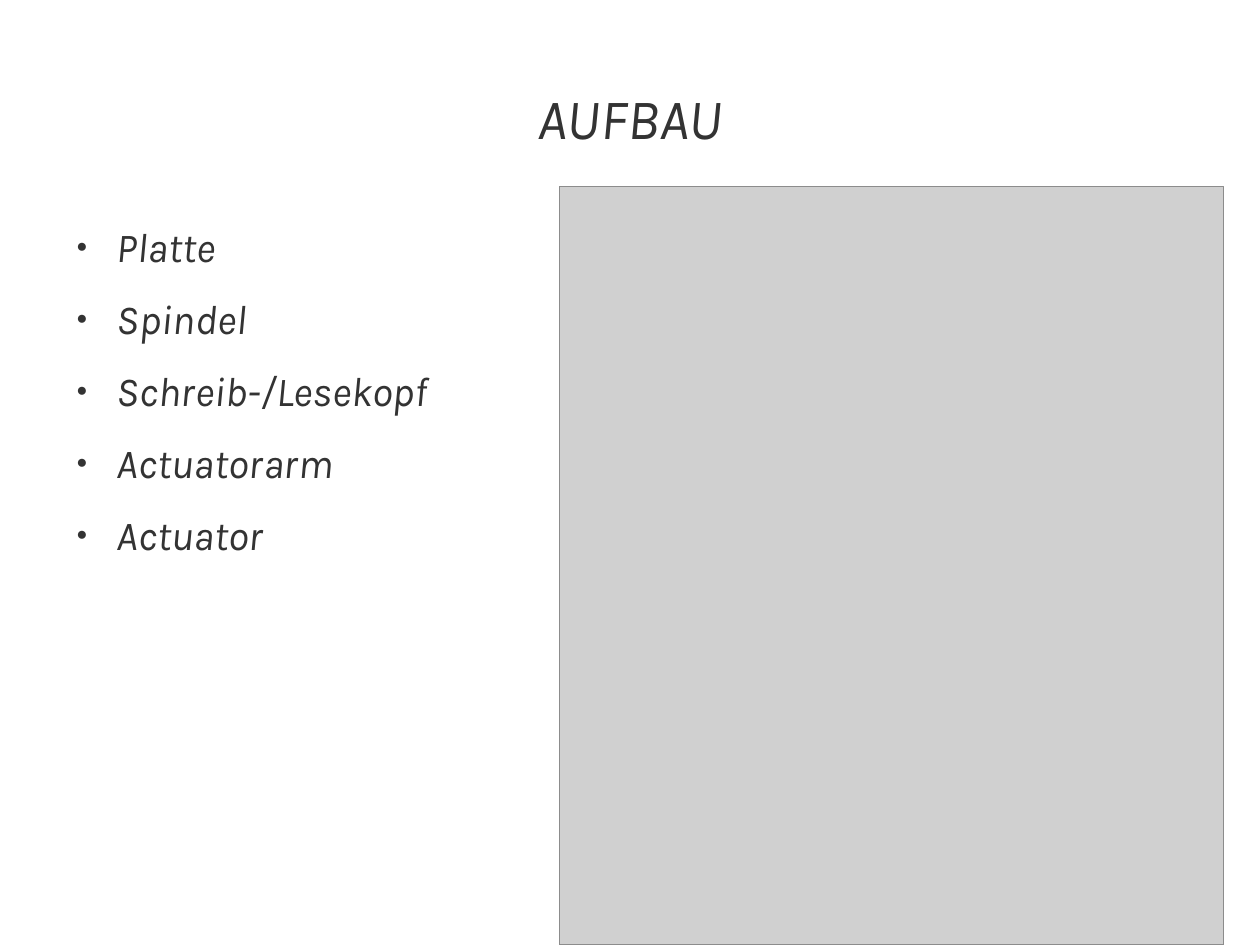
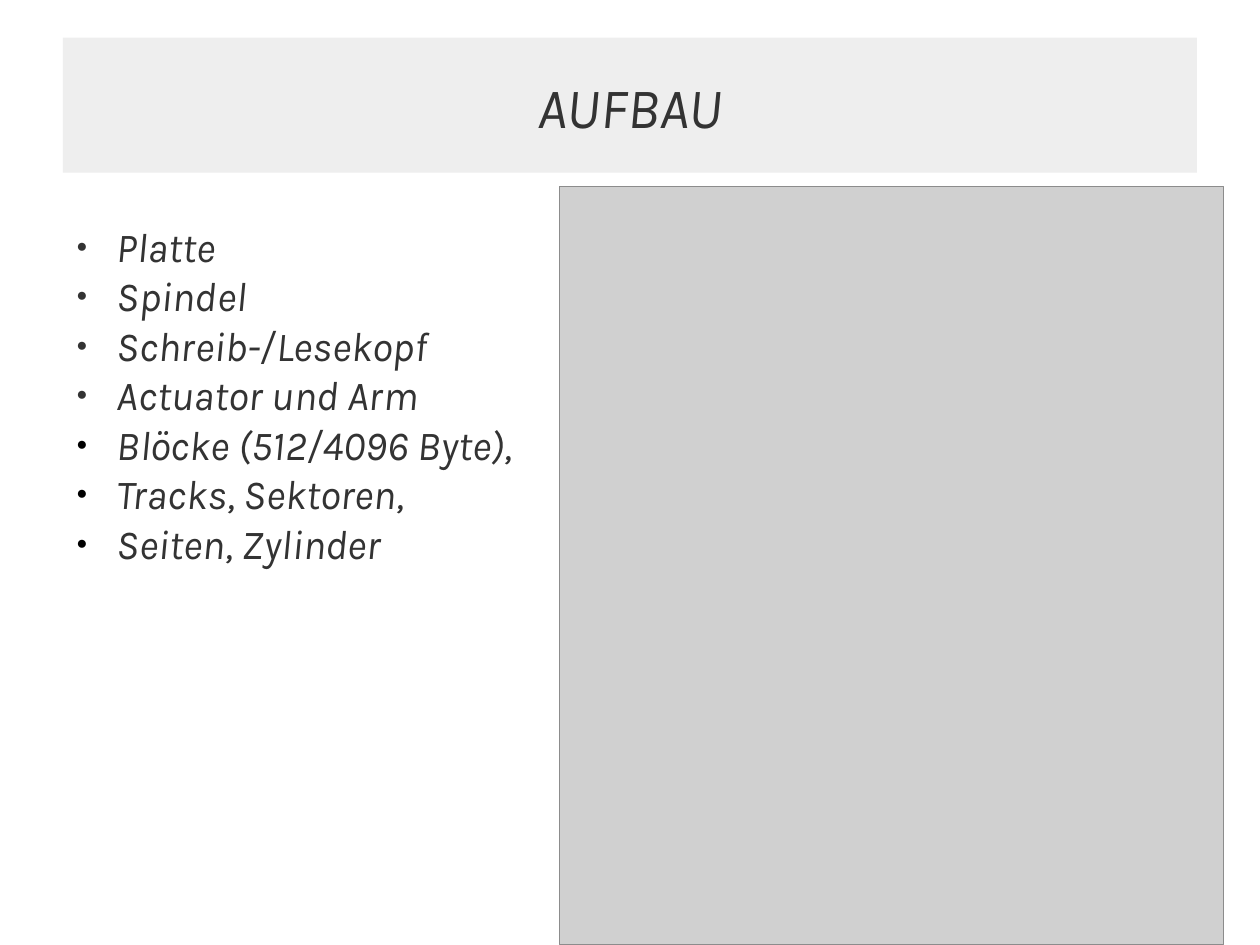
Before and after one commit to JMFootBallPlyr/Hard-drive-system-, a slide deck: slide 6 of WRK/presents/01 - types of drives/types of drives.odp (slide 4 before the commit). Drawn at 1260x945 pixels with LibreOffice and Linux fonts; fonts in the diff are those of the drawing; grey boxes stand for pictures. Boxes give left, top, right and bottom in pixels: in the first picture for what was removed or moved away, otherwise in the second. Text is boxed around its words. In the diff, an @@ line names an element or a change of style, - is before the commit and + after.

```diff
--- a/WRK/presents/01 - types of drives/types of drives.odp
+++ b/WRK/presents/01 - types of drives/types of drives.odp
@@ rectangle "AUFBAU": place and size @@
-rectangle "AUFBAU" at box(537, 103, 722, 140)
+rectangle "AUFBAU" at box(63, 38, 1197, 173)
@@ rectangle "AUFBAU" at box(63, 38, 1197, 173): fill none to #EEEEEE @@
@@ text at box(117, 234, 427, 371): less space between paragraphs @@
@@ text at box(117, 382, 512, 569): text changed @@
-● Actuatorarm
-● Actuator
+● Actuator und Arm
+● Blöcke (512/4096 Byte),
+● Tracks, Sektoren,
+● Seiten, Zylinder
```
Also in this commit, not shown: 11 other slides changed, 14 slides added, 17 slides removed, 4 other files.
